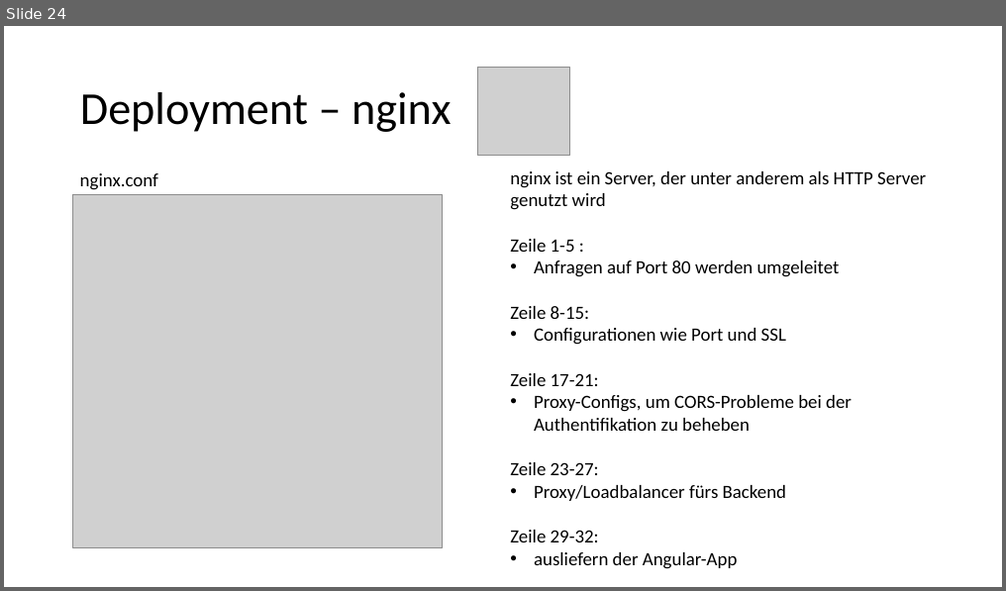
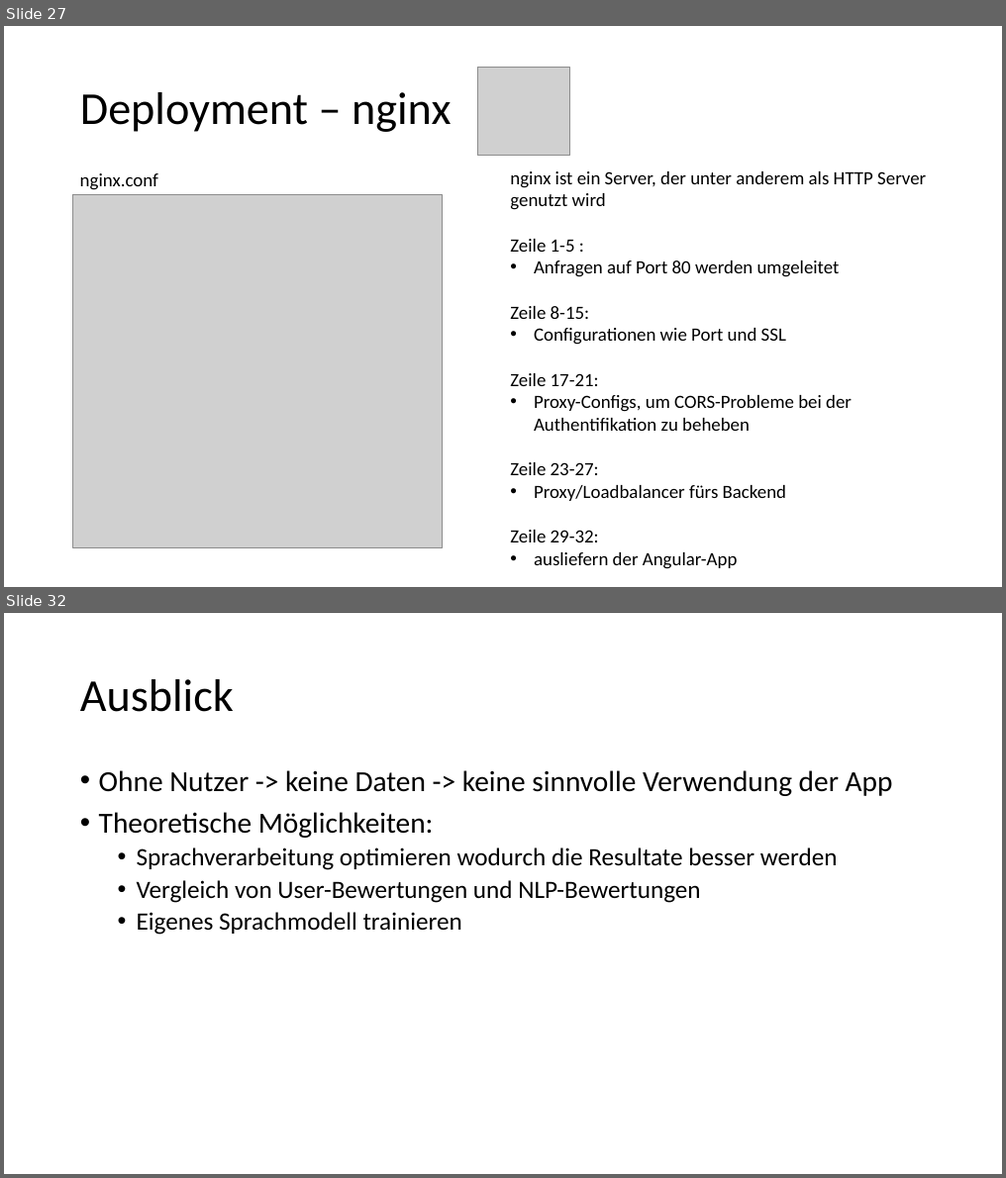
Before and after one commit to patsab/Alias_Learning, a slide deck: PowerPoint/Alias_Präsentation.pptx. Shown one above the other, each under a label of ours: slide 24 before the commit, slides 27 and 32 after it; the slides between them are not shown. The pictures are 1006x591 and 1006x1178 pixels, drawn with LibreOffice and Linux fonts; fonts in the diff are those of the drawing; grey boxes stand for pictures; background and template pictures are left out. Boxes give left, top, right and bottom in pixels: in the first picture for what was removed or moved away, otherwise in the second. Text is boxed around its words. In the diff, an @@ line names an element or a change of style, - is before the commit and + after.

```diff
--- a/PowerPoint/Alias_Präsentation.pptx
+++ b/PowerPoint/Alias_Präsentation.pptx
@@ slide 32 added at (4,613,1002,1174), background #FFFFFF @@
@@ title added at (80,679,234,712), 44 pt, text #000000 @@
+Ausblick
@@ text added at (99,770,893,935), 24 pt, text #000000 @@
+• Ohne Nutzer -> keine Daten -> keine sinnvolle Verwendung der App
+• Theoretische Möglichkeiten:
+  • Sprachverarbeitung optimieren wodurch die Resultate besser werden
+  • Vergleich von User-Bewertungen und NLP-Bewertungen
+  • Eigenes Sprachmodell trainieren
@@ what was slide 24 is now slide 27 @@
```
Also in this commit, not shown: 8 slides changed, 5 other slides added, 1 slide removed, 2 other files.
